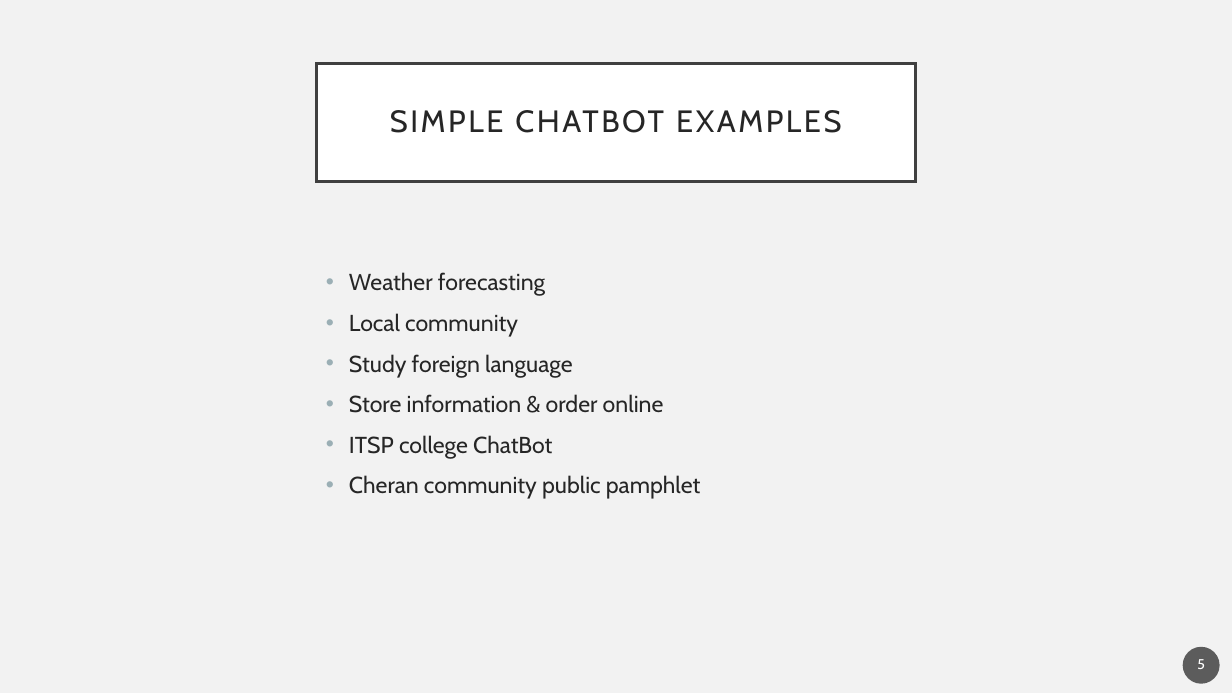
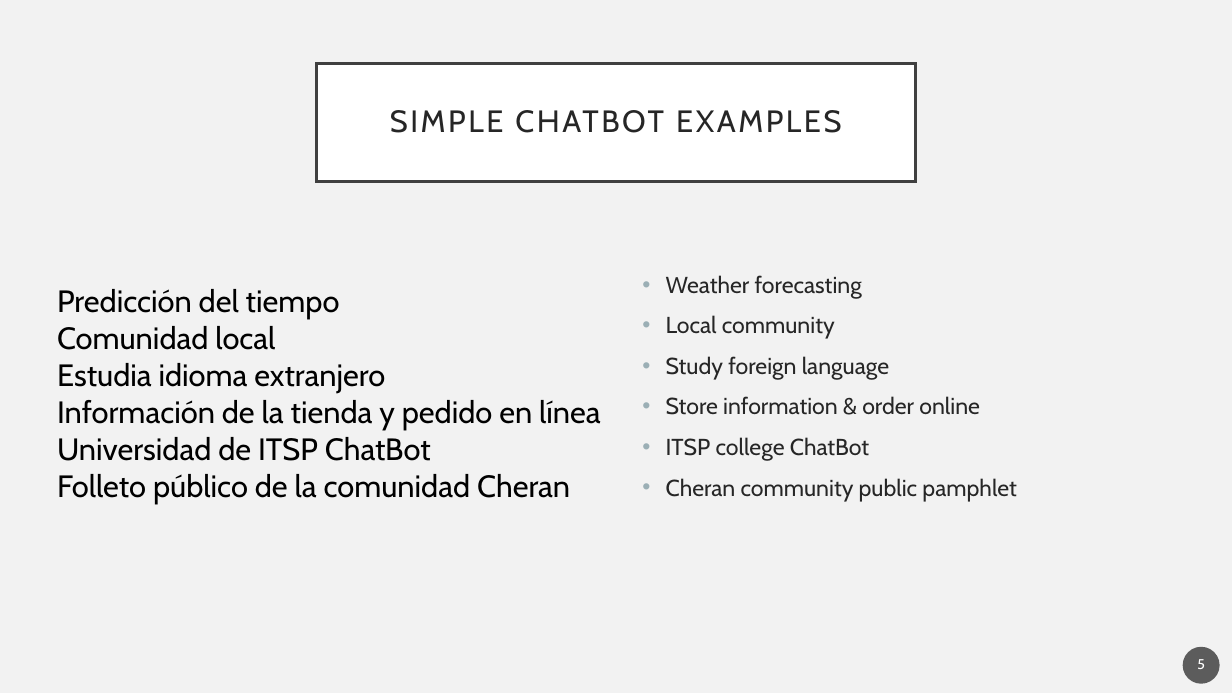
Before and after one commit to YehoonLee3/ChatBotCourse, a slide deck: slide 5 of 1-2 Web App in the Market Places.pptx. Drawn at 1232x693 pixels with LibreOffice and Linux fonts; fonts in the diff are those of the drawing. Boxes give left, top, right and bottom in pixels: in the first picture for what was removed or moved away, otherwise in the second. Text is boxed around its words. In the diff, an @@ line names an element or a change of style, - is before the commit and + after.

```diff
--- a/1-2 Web App in the Market Places.pptx
+++ b/1-2 Web App in the Market Places.pptx
@@ text "Weather forecasting": place and size @@
-text "Weather forecasting" at box(349, 272, 701, 499)
+text "Weather forecasting" at box(666, 275, 1017, 502)
@@ text added at box(57, 289, 601, 504), 24 pt, text #000000 @@
+Predicción del tiempo
+Comunidad local
+Estudia idioma extranjero
+Información de la tienda y pedido en línea
+Universidad de ITSP ChatBot
+Folleto público de la comunidad Cheran
```
Also in this commit, not shown: 4 other files.
